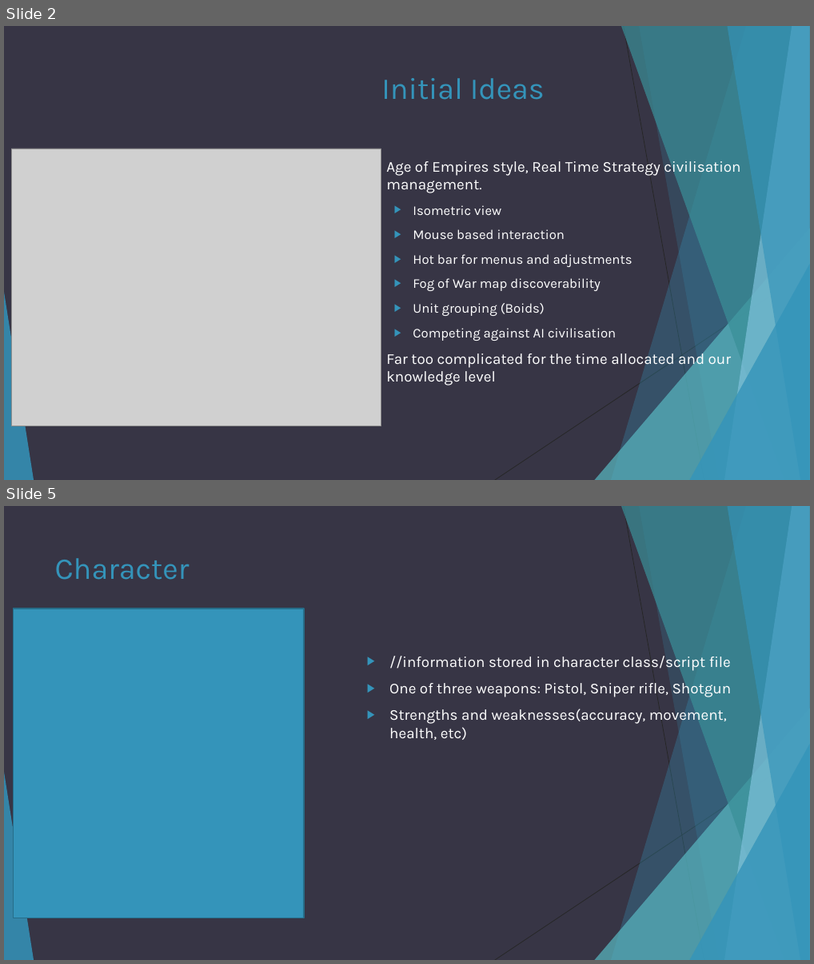
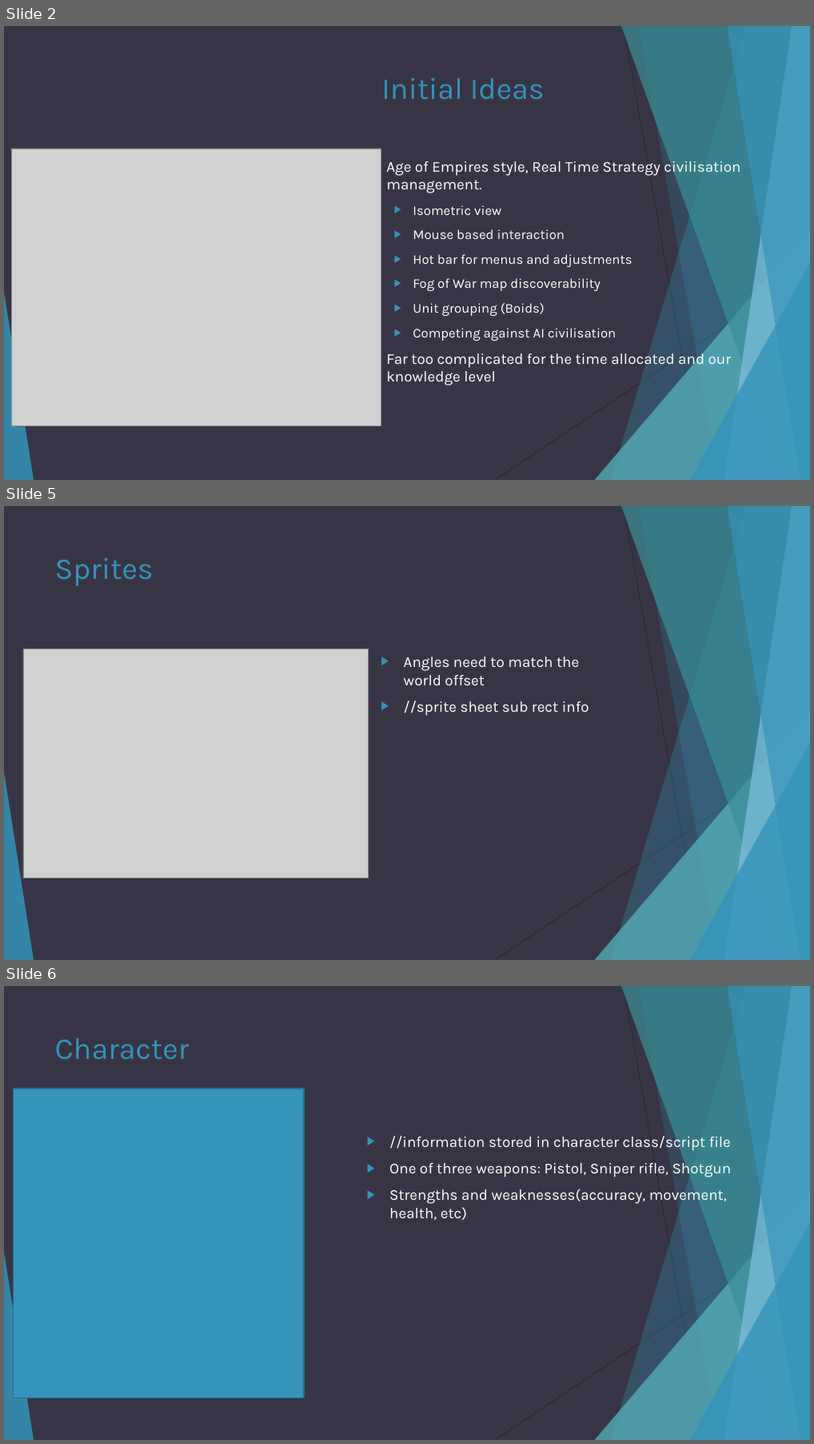
Before and after one commit to Steveo5/OneContribution, a slide deck: presentation.pptx. Shown one above the other, each under a label of ours: slides 2 and 5 before the commit, slides 2, 5 and 6 after it; the slides between them are not shown. The pictures are 814x964 and 814x1444 pixels, drawn with LibreOffice and Linux fonts; fonts in the diff are those of the drawing; grey boxes stand for pictures. Boxes give left, top, right and bottom in pixels: in the first picture for what was removed or moved away, otherwise in the second. Text is boxed around its words. In the diff, an @@ line names an element or a change of style, - is before the commit and + after.

```diff
--- a/presentation.pptx
+++ b/presentation.pptx
@@ slide 5 added at box(4, 506, 810, 960), background #373545; not listed: 10 template elements that a slide beside it also shows @@
@@ title added at box(55, 558, 154, 586), 36 pt, text #3494BA @@
+Sprites
@@ picture added at box(23, 648, 369, 877) @@
@@ text added at box(404, 656, 590, 716), 18 pt, text #FFFFFF @@
+▶ Angles need to match the world offset
+▶ //sprite sheet sub rect info
@@ what was slide 5 is now slide 6 @@
```
Also in this commit, not shown: 1 slide changed, 1 other slide added, 1 slide removed.
